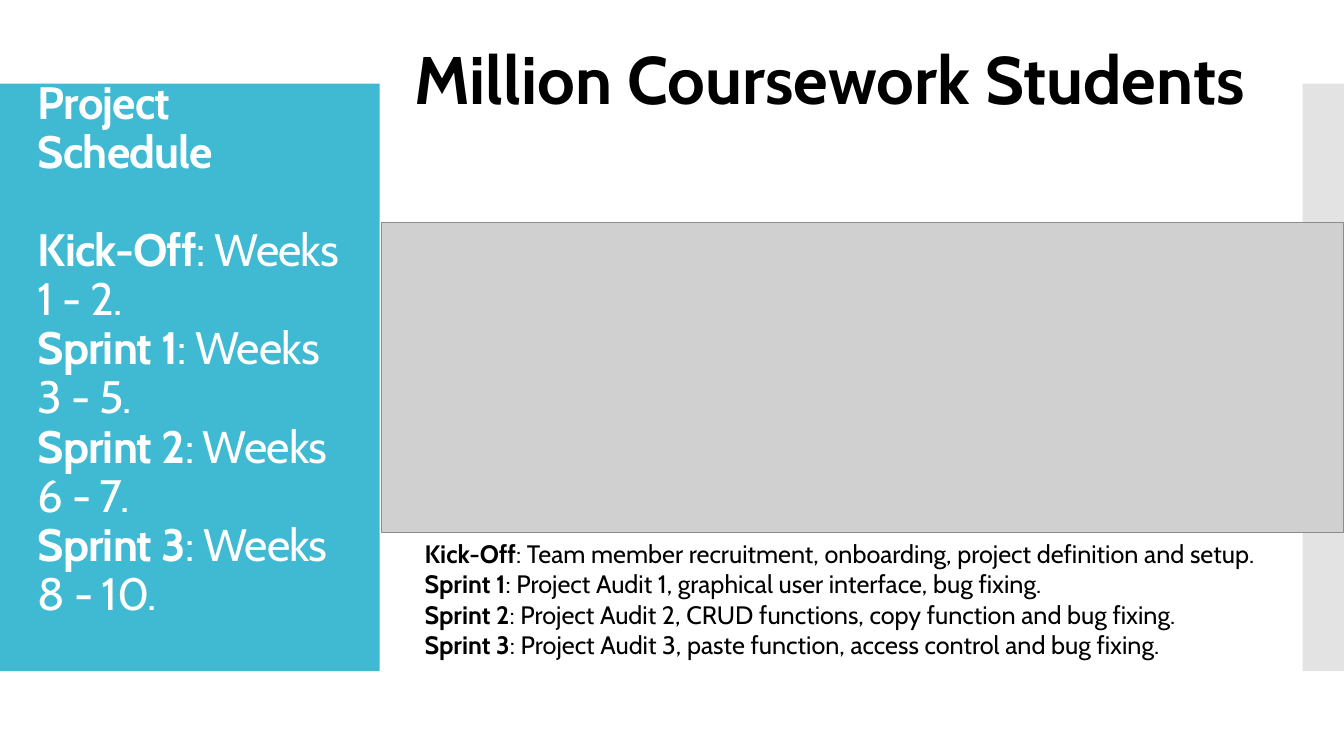
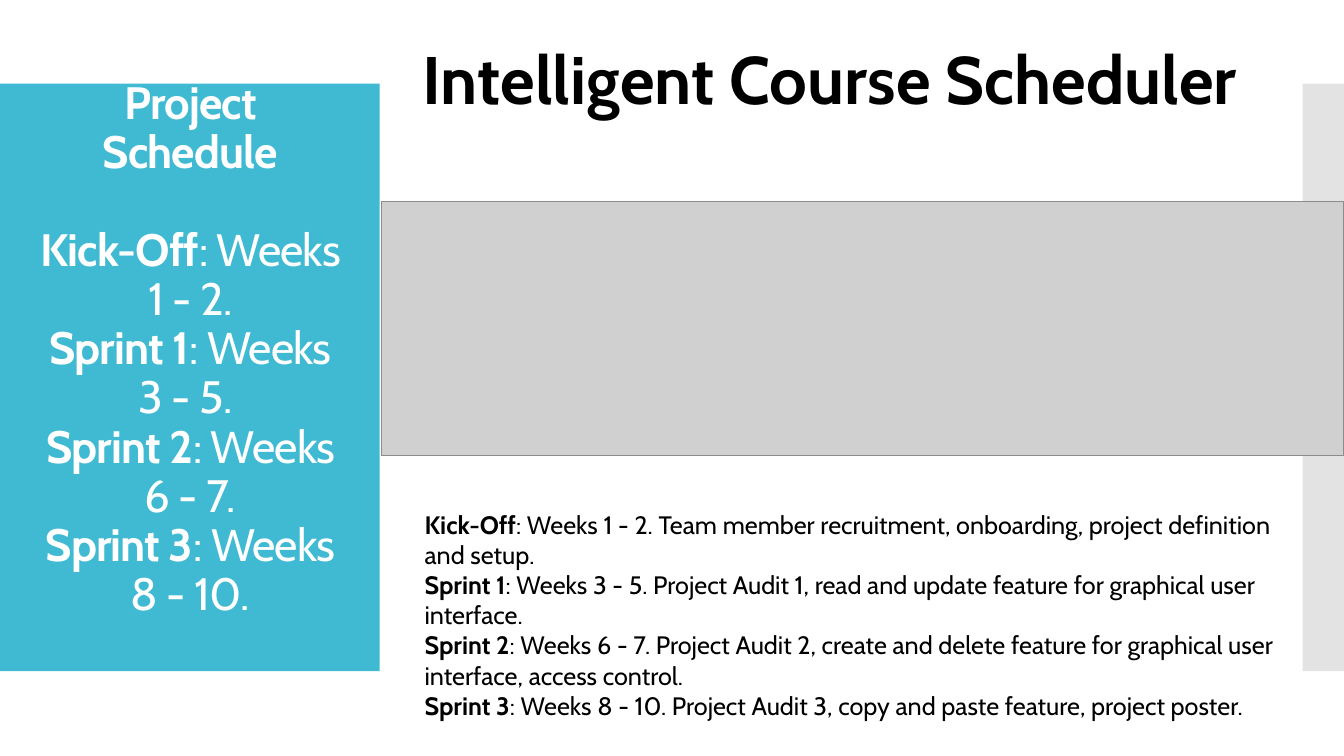
Before and after one commit to million-coursework/million-coursework, a slide deck: slide 6 of Documentation/Audit1/Million Coursework Stuednts(temp).pptx (slide 4 before the commit). Drawn at 1344x756 pixels with LibreOffice and Linux fonts; fonts in the diff are those of the drawing; grey boxes stand for pictures. Boxes give left, top, right and bottom in pixels: in the first picture for what was removed or moved away, otherwise in the second. Text is boxed around its words. In the diff, an @@ line names an element or a change of style, - is before the commit and + after.

```diff
--- a/Documentation/Audit1/Million Coursework Stuednts(temp).pptx
+++ b/Documentation/Audit1/Million Coursework Stuednts(temp).pptx
@@ text at box(422, 53, 1237, 120): text changed @@
-Million Coursework Students
+Intelligent Course Scheduler
@@ title "Project Schedule Kick-Off: Weeks 1 ..." at box(40, 134, 341, 611): alignment left to centre @@
@@ picture: place and size @@
-picture at box(381, 223, 1344, 533)
+picture at box(381, 202, 1344, 456)
@@ text at box(425, 515, 1273, 721): text changed @@
-Kick-Off: Team member recruitment, onboarding, project definition and setup.
-Sprint 1: Project Audit 1, graphical user interface, bug fixing.
-Sprint 2: Project Audit 2, CRUD functions, copy function and bug fixing.
-Sprint 3: Project Audit 3, paste function, access control and bug fixing.
+Kick-Off: Weeks 1 - 2. Team member recruitment, onboarding, project definition and setup.
+Sprint 1: Weeks 3 - 5. Project Audit 1, read and update feature for graphical user interface.
+Sprint 2: Weeks 6 - 7. Project Audit 2, create and delete feature for graphical user interface, access control.
+Sprint 3: Weeks 8 - 10. Project Audit 3, copy and paste feature, project poster.
```
Also in this commit, not shown: 4 other slides changed, 11 slides added, 1 slide removed.
